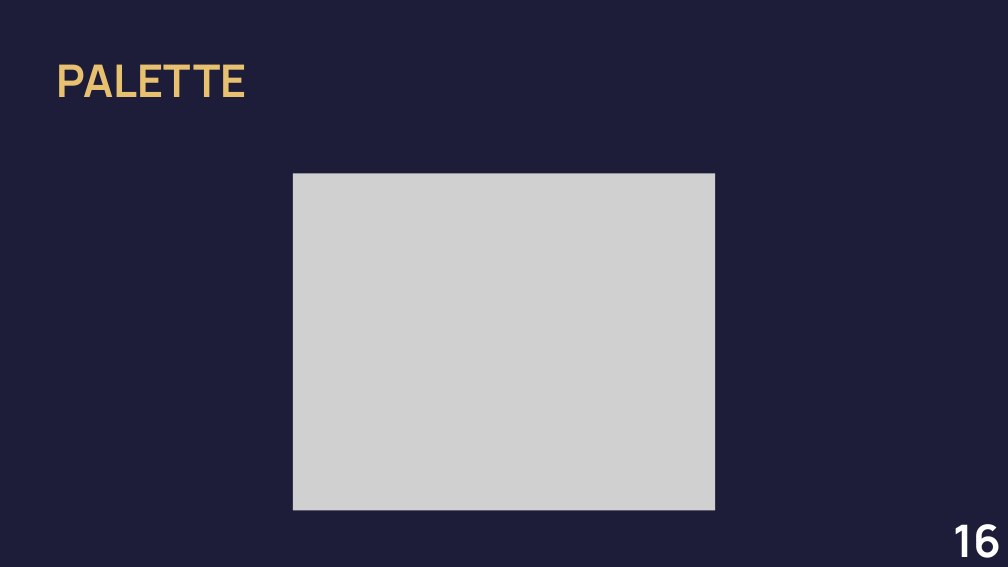
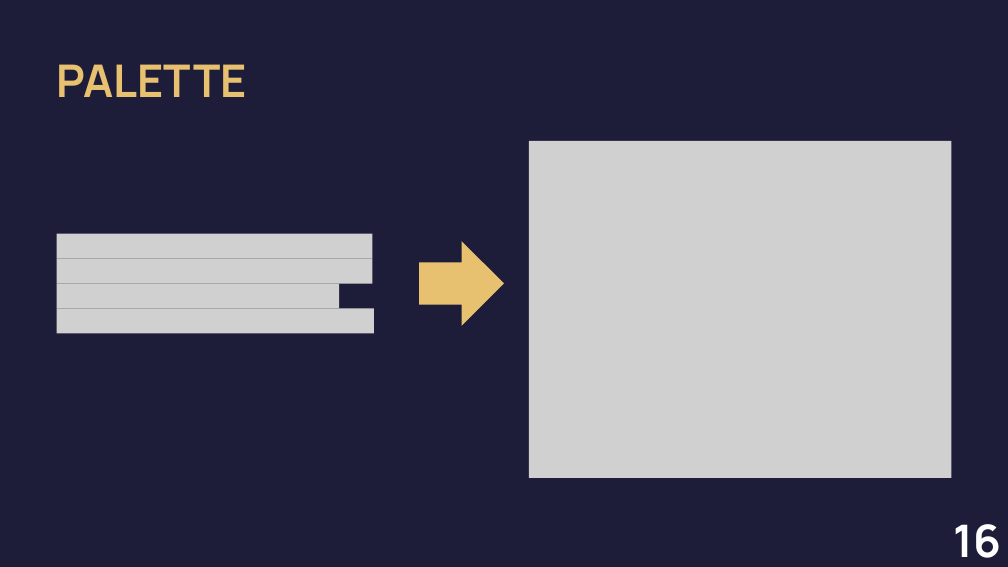
Before and after one commit to Cemus/fil-rouge-conception, a slide deck: slide 18 of Backup/Ploybout.pptx. Drawn at 1008x567 pixels with LibreOffice and Linux fonts; fonts in the diff are those of the drawing; grey boxes stand for pictures. Boxes give left, top, right and bottom in pixels: in the first picture for what was removed or moved away, otherwise in the second. Text is boxed around its words. In the diff, an @@ line names an element or a change of style, - is before the commit and + after.

```diff
--- a/Backup/Ploybout.pptx
+++ b/Backup/Ploybout.pptx
@@ picture: place and size @@
-picture at box(293, 173, 715, 511)
+picture at box(529, 141, 951, 478)
@@ freeform shape added at box(419, 241, 504, 326), fill #E8C170 @@
@@ group added at box(56, 234, 373, 333): 4 pictures @@
```
Also in this commit, not shown: 3 other slides changed.
